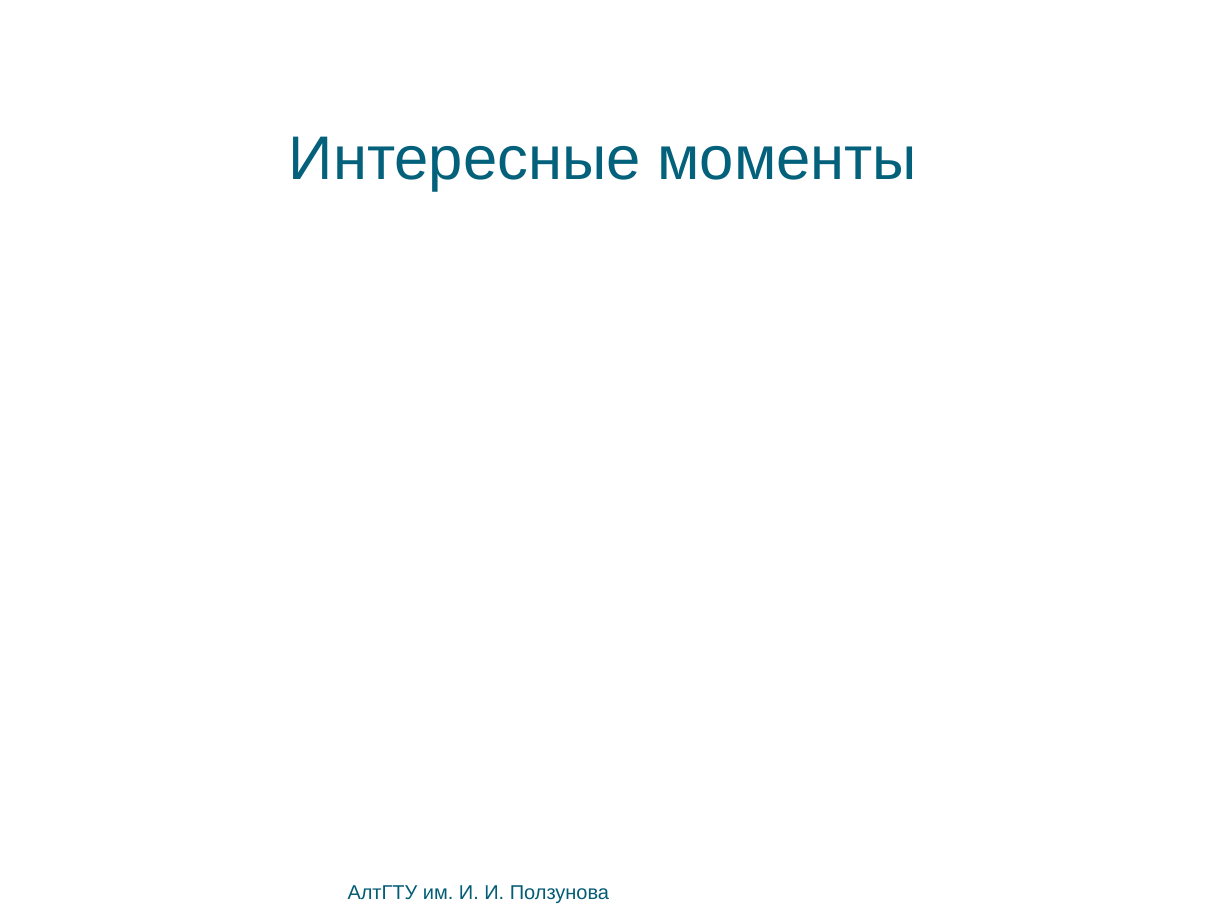
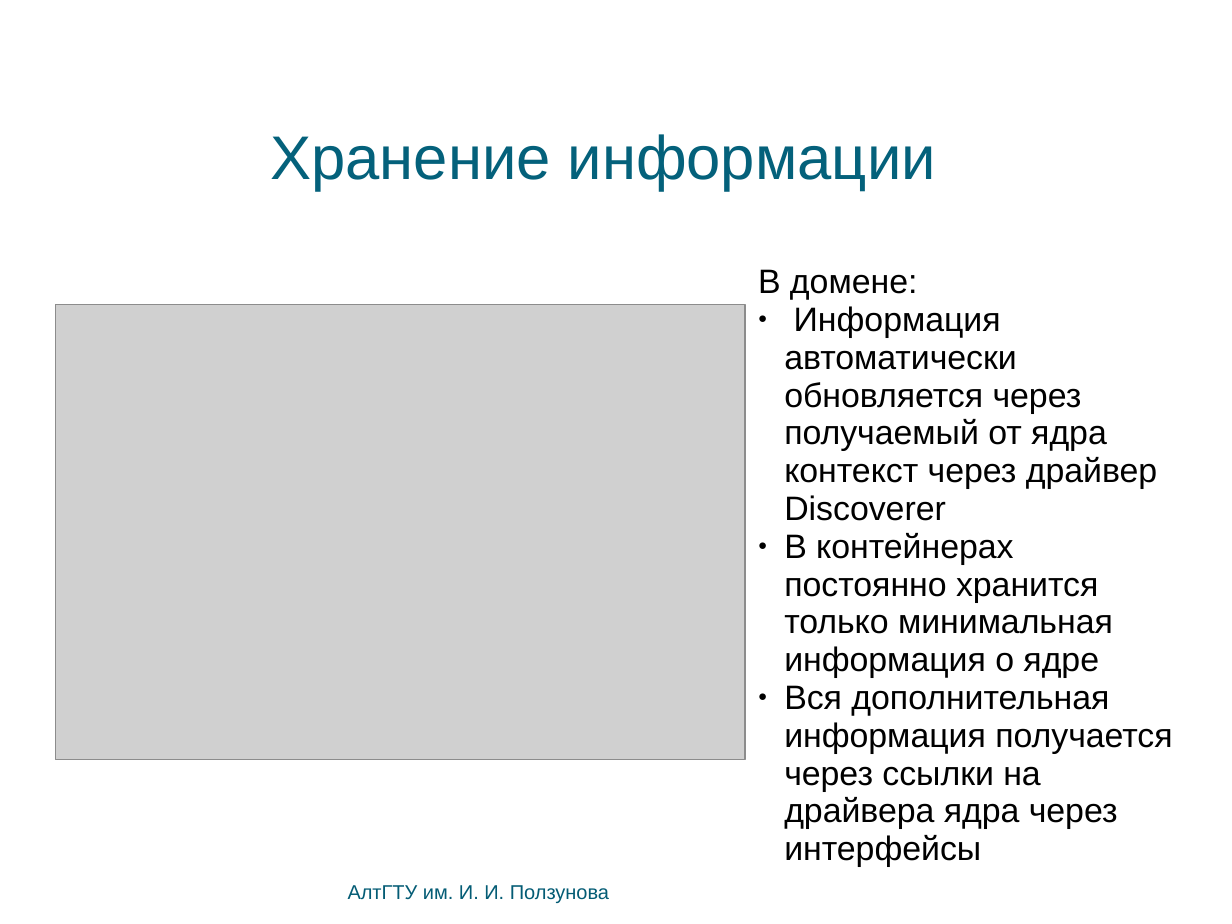
Before and after one commit to bluerain/snoopy, a slide deck: slide 8 of diploma/trunk/ppt/starovoitov.ppt. Drawn at 1232x924 pixels with LibreOffice and Linux fonts; fonts in the diff are those of the drawing; grey boxes stand for pictures; background and template pictures are left out. Boxes give left, top, right and bottom in pixels: in the first picture for what was removed or moved away, otherwise in the second. Text is boxed around its words. In the diff, an @@ line names an element or a change of style, - is before the commit and + after.

```diff
--- a/diploma/trunk/ppt/starovoitov.ppt
+++ b/diploma/trunk/ppt/starovoitov.ppt
@@ text at (x1=270, y1=134, x2=936, y2=191): text changed @@
-Интересные моменты
+Хранение информации
@@ text added at (x1=758, y1=269, x2=1172, y2=829), 22 pt, text #000000 @@
+В домене:
+● Информация автоматически обновляется через получаемый от ядра контекст через драйвер Discoverer
+● В контейнерах постоянно хранится только минимальная информация о ядре
+● Вся дополнительная информация получается через ссылки на драйвера ядра через интерфейсы
@@ picture added at (x1=55, y1=305, x2=745, y2=760) @@
```
Also in this commit, not shown: 5 other slides changed, 3 other files.
